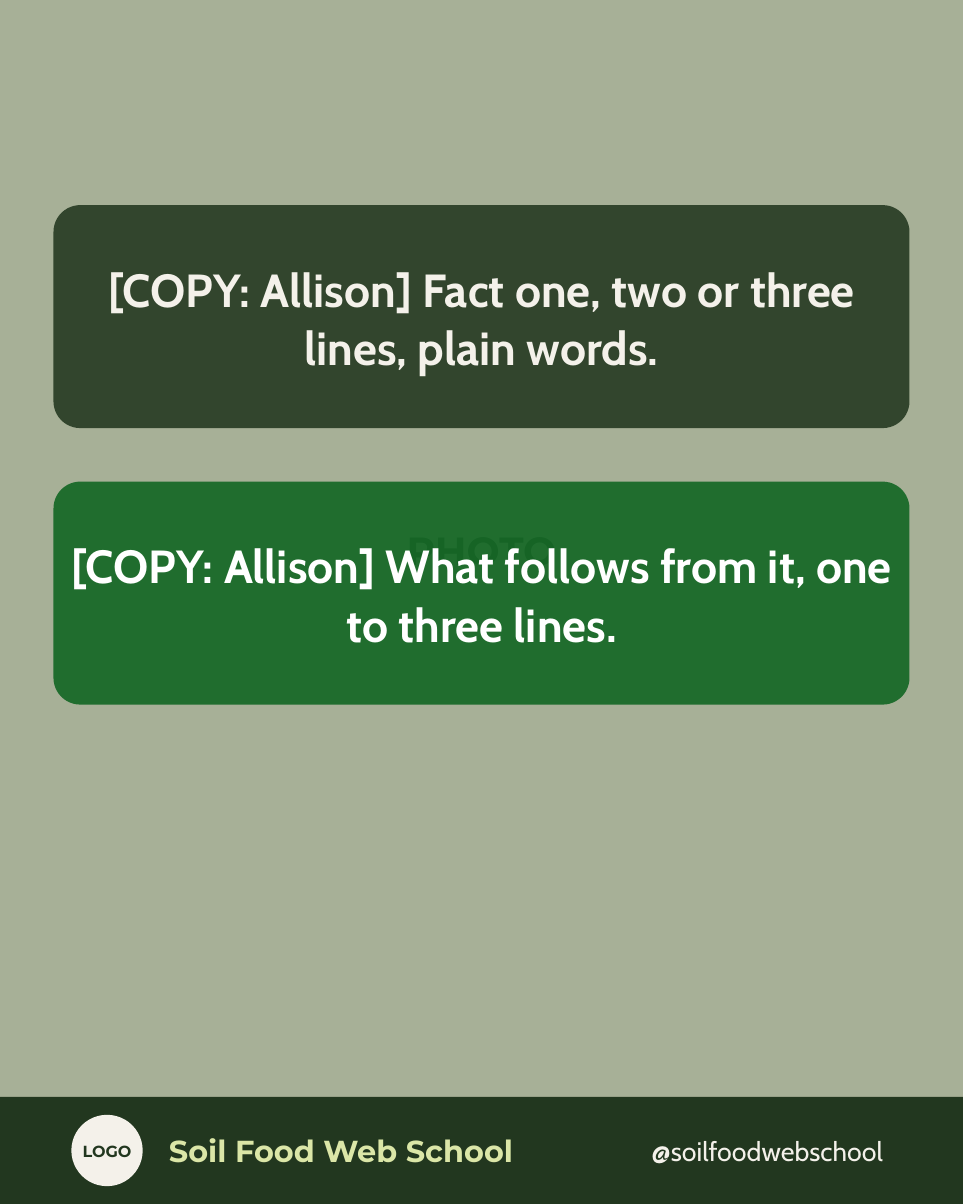
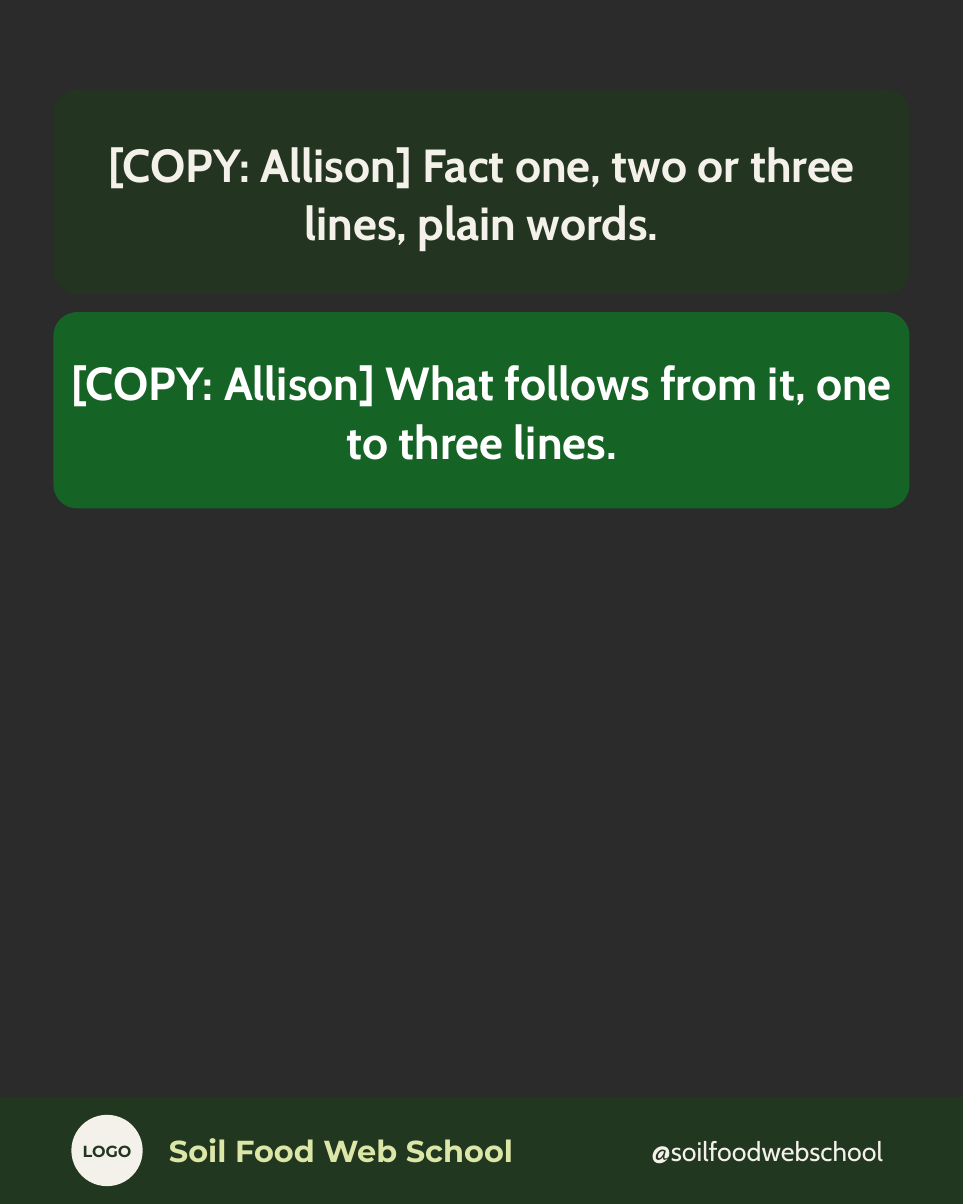
Before and after one commit to linneamoritznyc/SFW-SocialMedia, a slide deck: slide 2 of templates/carousels/photo-led-carousel.pptx. Drawn at 963x1204 pixels with LibreOffice and Linux fonts; fonts in the diff are those of the drawing; background and template pictures are left out; a plain dark background stands for a picture behind light text. Boxes give left, top, right and bottom in pixels: in the first picture for what was removed or moved away, otherwise in the second. Text is boxed around its words. In the diff, an @@ line names an element or a change of style, - is before the commit and + after.

```diff
--- a/templates/carousels/photo-led-carousel.pptx
+++ b/templates/carousels/photo-led-carousel.pptx
@@ background #FFFFFF to picture (left out) @@
@@ rectangle removed at [0,0,963,1097] @@
-PHOTO
@@ rounded rectangle "[COPY: Allison] Fact one, two ...": place and size @@
-rounded rectangle "[COPY: Allison] Fact one, two ..." at [53,205,909,428]
+rounded rectangle "[COPY: Allison] Fact one, two ..." at [53,89,909,294]
@@ rounded rectangle "[COPY: Allison] What follows from ...": place and size @@
-rounded rectangle "[COPY: Allison] What follows from ..." at [53,481,909,704]
+rounded rectangle "[COPY: Allison] What follows from ..." at [53,312,909,508]
```
Also in this commit, not shown: 4 other slides changed, 7 other files.
